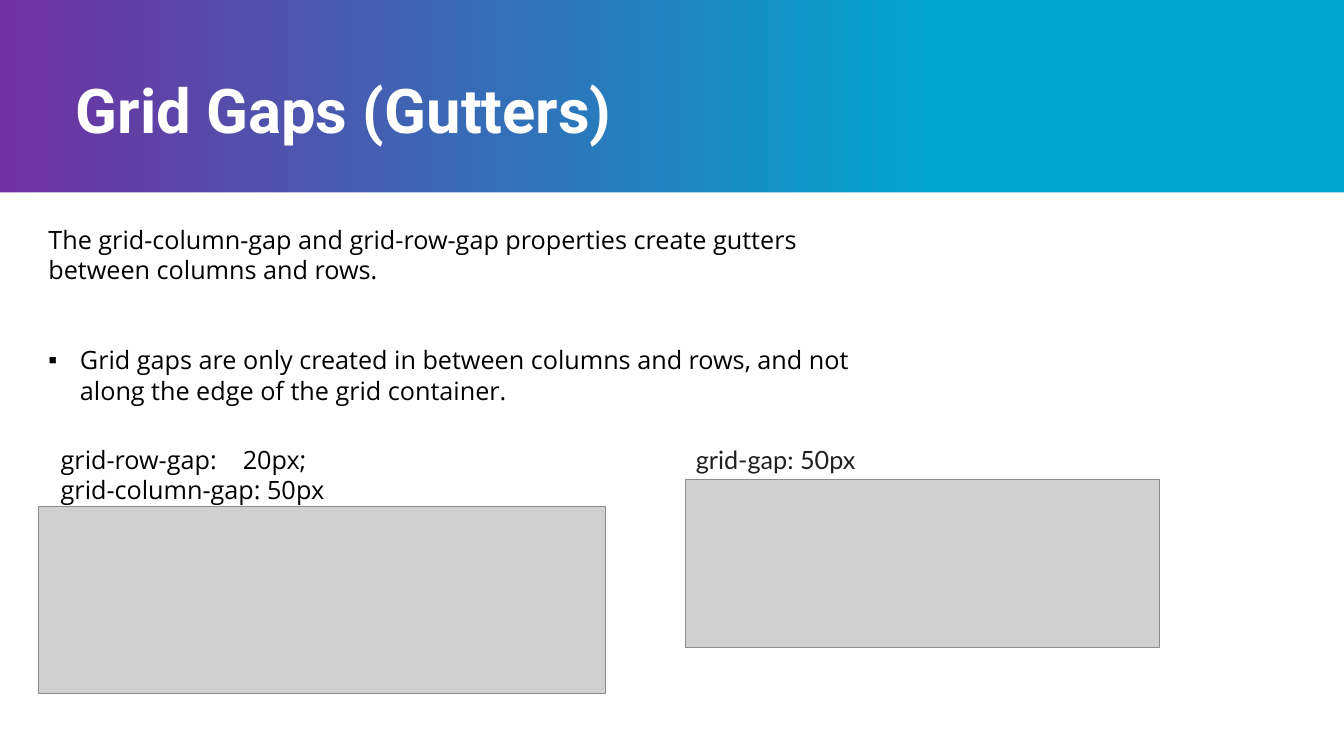
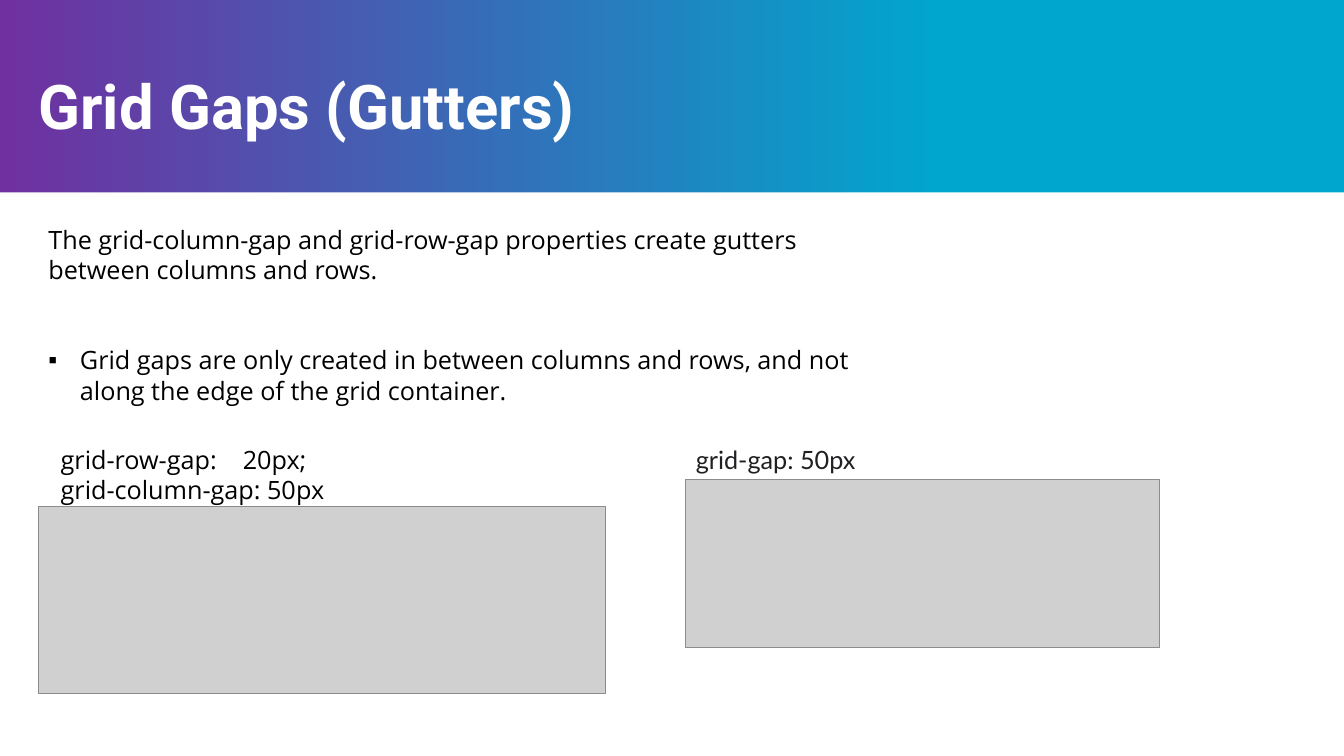
Before and after one commit to Yuliia143/Topics, a slide deck: slide 7 of CSS GRID.pptx. Drawn at 1344x756 pixels with LibreOffice and Linux fonts; fonts in the diff are those of the drawing; grey boxes stand for pictures; background and template pictures are left out. Boxes give left, top, right and bottom in pixels: in the first picture for what was removed or moved away, otherwise in the second. Text is boxed around its words. In the diff, an @@ line names an element or a change of style, - is before the commit and + after.

Commit message:
Add title

```diff
--- a/CSS GRID.pptx
+++ b/CSS GRID.pptx
@@ title "Grid Gaps (Gutters)" moved from (x1=76, y1=84, x2=612, y2=147) to (x1=39, y1=80, x2=575, y2=143) @@
```
Also in this commit, not shown: 2 other slides changed.
